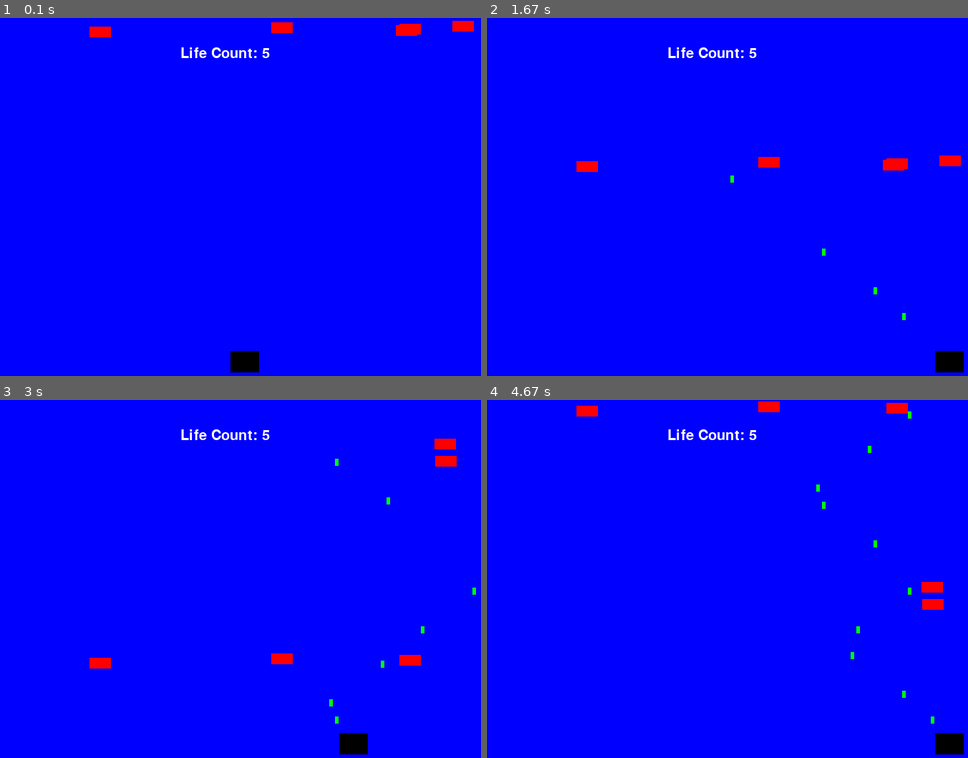
Above: before the commit, frames 1-4 (two rows, left to right).
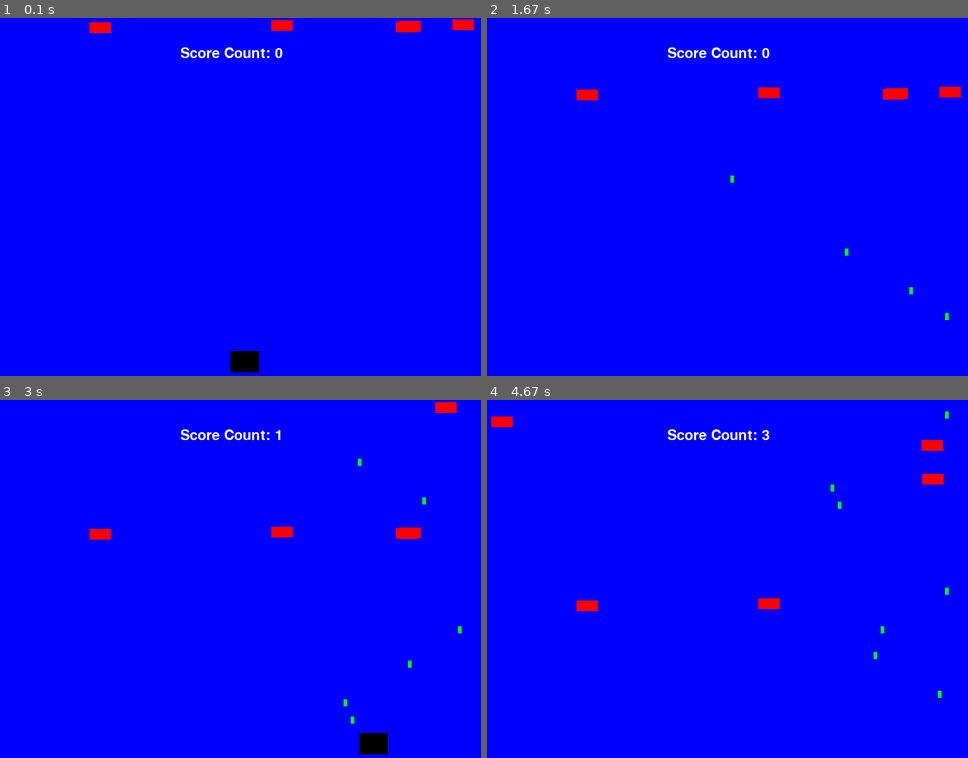
Above: after the commit, the same moments.

Repository: WillO1987/WillO-tasks
Game: pygame game, started from pygame/spaceinvadors.py
The game is run twice, just before and just after one commit, with the same random seed, the same clock (stepped at 60 frames per second) and the same inputs.
Inputs:
- Up to frame 1 (0.1 s): no input
- Up to frame 2 (1.67 s): hold Space 0.33-0.8 s; hold Right 0.33-0.8 s; hold Right 0.83-1.3 s; tap Space at 0.9, 1.2, 1.4 s; hold Right from 1.33 s (still down)
- Up to frame 3 (3 s): tap Space at 1.7, 1.9, 2.2, 2.47, 2.77, 2.9 s; release Right at 1.8 s; hold Left 1.83-2.37 s; hold Left 2.4-2.8 s; hold Right from 2.83 s (still down)
- Up to frame 4 (4.67 s): tap Space at 3.2, 3.57, 3.87, 4.07, 4.37, 4.57 s; release Right at 3.47 s; hold Left 3.5-3.97 s; hold Right 4-4.47 s; hold Right from 4.5 s (still down)

The runs differ from the first frame. In frame 1, 0.6% of the frame differs, in the area x 18-99%, y 0-12%; in frame 2, 1.9%; in frame 3, 2.3%; in frame 4, 2.3%, in the area x 0-100%, y 0-99%.

Commit message:
Update spaceinvadors.py

Diff:
--- a/pygame/spaceinvadors.py
+++ b/pygame/spaceinvadors.py
@@ -19,7 +19,8 @@
 RED      = ( 255,   0,   0)
 BLUE     = (   0,   0, 255)
 YELLOW = (255 , 255, 0)
-lives = 5
+score = 0
+#lives = 5
 end = ""
 text_font = pygame.font.SysFont(None, 30)
 font = pygame.font.SysFont(None, 30)
@@ -38,14 +39,6 @@
 class Bullet(pygame.sprite.Sprite):
     def __init__(self, b_width , b_length):
         super().__init__()
-        # self.x_val2 = x_val2
-        # self.width = b_width
-        # self.height = b_length
-        # self.image = pygame.Surface([self.width, self.height])
-        # self.image.fill(GREEN),
-        # self.rect = self.image.get_rect()
-        # self.rect.x = initial_x
-        # self.rect.y = 465
         self.image = pygame.Surface((5, 10))
         self.image.fill(GREEN)
         self.rect = self.image.get_rect()
@@ -72,9 +65,9 @@
     def update(self):
         keys = pygame.key.get_pressed()
         if keys[pygame.K_LEFT]:
-            self.rect.x -= 4
+            self.rect.x -= 5
         if keys[pygame.K_RIGHT]:
-            self.rect.x += 4
+            self.rect.x += 5
 
         if self.rect.left < 0:
             self.rect.left = 0
@@ -94,13 +87,17 @@
         self.rect = self.image.get_rect()
         self.rect.x = random.randrange(0,700)
         self.rect.y = 0
-        self.horizontalspeed = random.randrange(-2,-1)
+        #self.horizontalspeed = random.randrange(-2,-1)
+        self.horizontalspeed = -1
 
     def update(self):
         if self.rect.y >= -50 :
             self.rect.y = self.rect.y - self.horizontalspeed
         if self.rect.y > screen_y:
             self.rect.y = -50
+            print("UH OH")
+            #lives = 5
+            #lives = lives - 1
 
 
 
@@ -112,6 +109,7 @@
 x_offset = 1
 pi= 3.141592652
 counter = 0
+end = ""
 
 
 #create sprite groups
@@ -127,14 +125,6 @@
 #set the enemy count
 Invador_Num = enemy_count
 
-# for i in range(0,Invador_Num):
-#     Invador_width = 30
-#     Invador_Length = 15
-#     #sizeee = random.randrange(2,5)
-#     enemy = Invador(Invador_width, Invador_Length)
-#     invador_sprites.add(enemy)
-#     all_sprites.add(enemy)
-# #next i
 
 
 # -------- Main Program Loop -----------
@@ -154,6 +144,8 @@
         enemy = Invador(Invador_width, Invador_Length)
         invador_sprites.add(enemy)
         all_sprites.add(enemy)
+        #add 1 to the score becuase eneemy killed
+        score = score + 1
     # --- Game logic should go here
 
     #check for collisions
@@ -174,21 +166,13 @@
     #draw stuff here:
     all_sprites.draw(screen)
     spaceship_sprite.draw(screen)
-    # bullet_sprites.draw(screen)
-    # bullet_sprites.draw(screen)
-    # spaceship_sprite.add(player)
 
-
-
-    # keys = pygame.key.get_pressed()
-    # if keys[pygame.K_SPACE]:
-    #     new_bullet = bullet(20, 10, x_val2)
-    #     bullet_sprites.add(new_bullet)
-
-    lives_count = font.render("Life Count: " + str(lives), True, WHITE)
+    #messages at the top
+    realscore = score - 5
+    score_count = font.render("Score Count: " + str(realscore), True, WHITE)
     endmessage = font.render(end, True, WHITE)
     screen.blit(endmessage, [271,103])
-    screen.blit(lives_count, [280,40])
+    screen.blit(score_count, [280,40])
 
     # --- Go ahead and update the screen with what we've drawn.
     pygame.display.flip()
